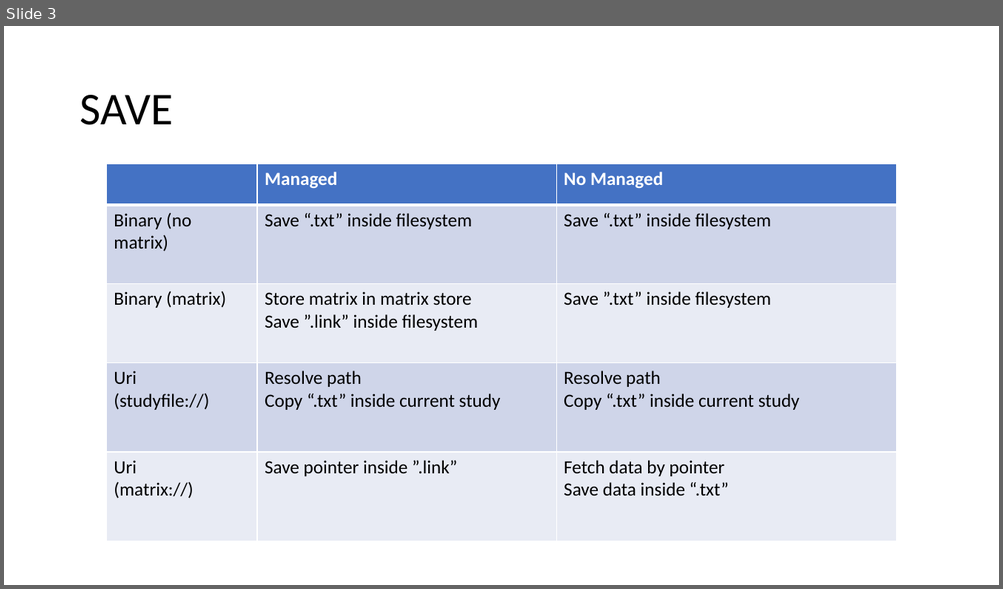
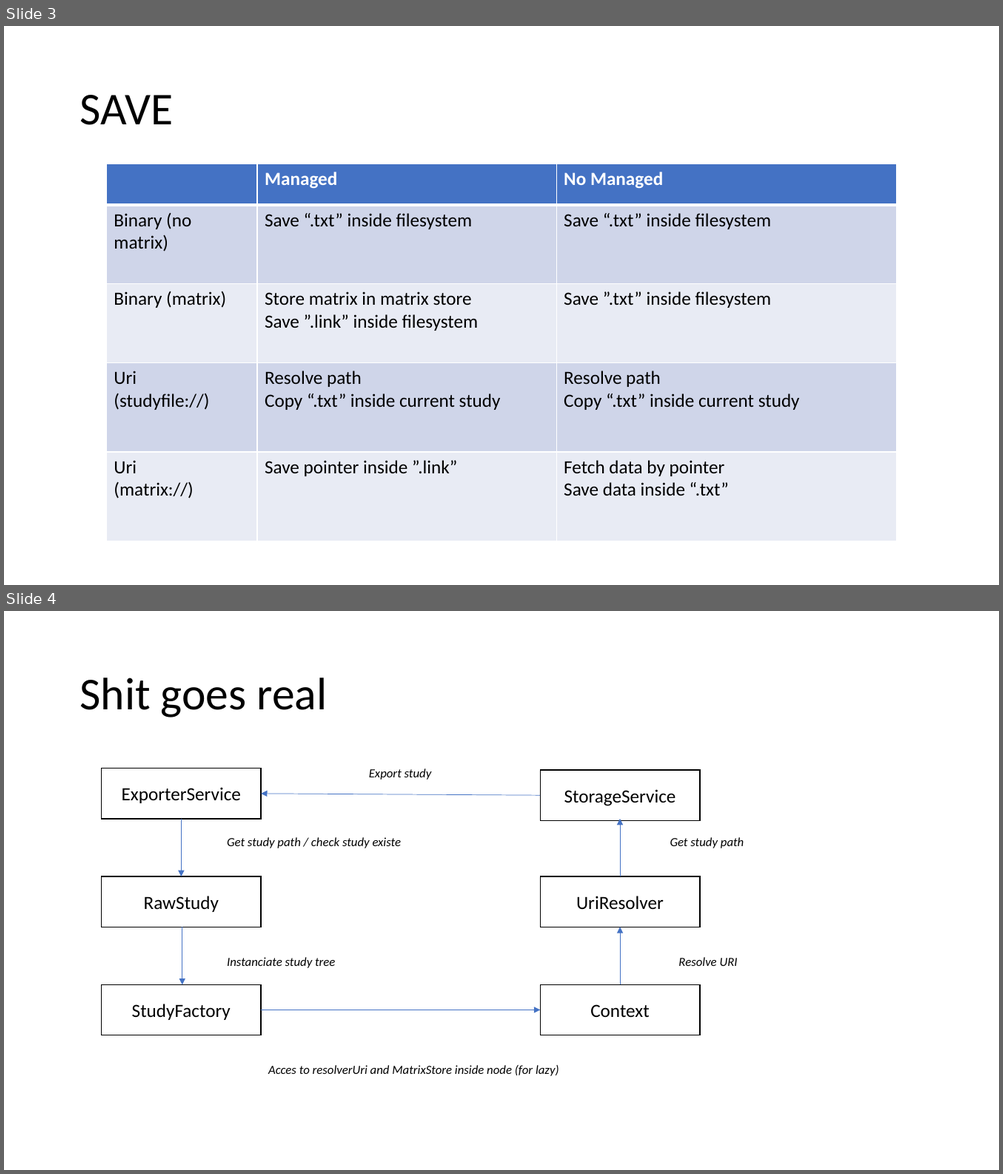
Before and after one commit to AntaresSimulatorTeam/AntaREST, a slide deck: docs/draft/LazyNode.pptx. Shown one above the other, each under a label of ours: slide 3 before the commit, slides 3 and 4 after it. The pictures are 1003x589 and 1003x1174 pixels, drawn with LibreOffice and Linux fonts; fonts in the diff are those of the drawing. Boxes give left, top, right and bottom in pixels: in the first picture for what was removed or moved away, otherwise in the second. Text is boxed around its words. In the diff, an @@ line names an element or a change of style, - is before the commit and + after.

Commit message:
WIP LazyNode

```diff
--- a/docs/draft/LazyNode.pptx
+++ b/docs/draft/LazyNode.pptx
@@ slide 4 added at (4,611,999,1170), background #FFFFFF @@
@@ title added at (79,678,327,718), 44 pt, text #000000 @@
+Shit goes real
@@ rectangle added at (102,769,262,819), fill #FFFFFF, outline #000000 1 pt, 18 pt, text #000000 @@
+ExporterService
@@ text added at (369,769,432,780), 12 pt, text #000000, italic @@
+Export study
@@ rectangle added at (540,770,700,820), fill #FFFFFF, outline #000000 1 pt, 18 pt, text #000000 @@
+StorageService
@@ arrow added from (540, 795) to (261, 794), #4472C4 0.5 pt @@
@@ arrow added from (182, 819) to (182, 877), #4472C4 0.5 pt @@
@@ arrow added from (620, 877) to (620, 819), #4472C4 0.5 pt @@
@@ text added at (227,837,401,849), 12 pt, text #000000, italic @@
+Get study path / check study existe
@@ text added at (670,837,743,849), 12 pt, text #000000, italic @@
+Get study path
@@ rectangle added at (102,877,262,927), fill #FFFFFF, outline #000000 1 pt, 18 pt, text #000000 @@
+RawStudy
@@ rectangle added at (540,877,700,927), fill #FFFFFF, outline #000000 1 pt, 18 pt, text #000000 @@
+UriResolver
@@ arrow added from (182, 927) to (182, 985), #4472C4 0.5 pt @@
@@ arrow added from (620, 985) to (620, 927), #4472C4 0.5 pt @@
@@ text added at (227,957,335,968), 12 pt, text #000000, italic @@
+Instanciate study tree
@@ text added at (678,957,737,966), 12 pt, text #000000, italic @@
+Resolve URI
@@ rectangle added at (102,985,262,1036), fill #FFFFFF, outline #000000 1 pt, 18 pt, text #000000 @@
+StudyFactory
@@ rectangle added at (540,985,700,1036), fill #FFFFFF, outline #000000 1 pt, 18 pt, text #000000 @@
+Context
@@ arrow added from (261, 1010) to (540, 1010), #4472C4 0.5 pt @@
@@ text added at (268,1065,559,1076), 12 pt, text #000000, italic @@
+Acces to resolverUri and MatrixStore inside node (for lazy)
```
Also in this commit, not shown: 4 other files.
